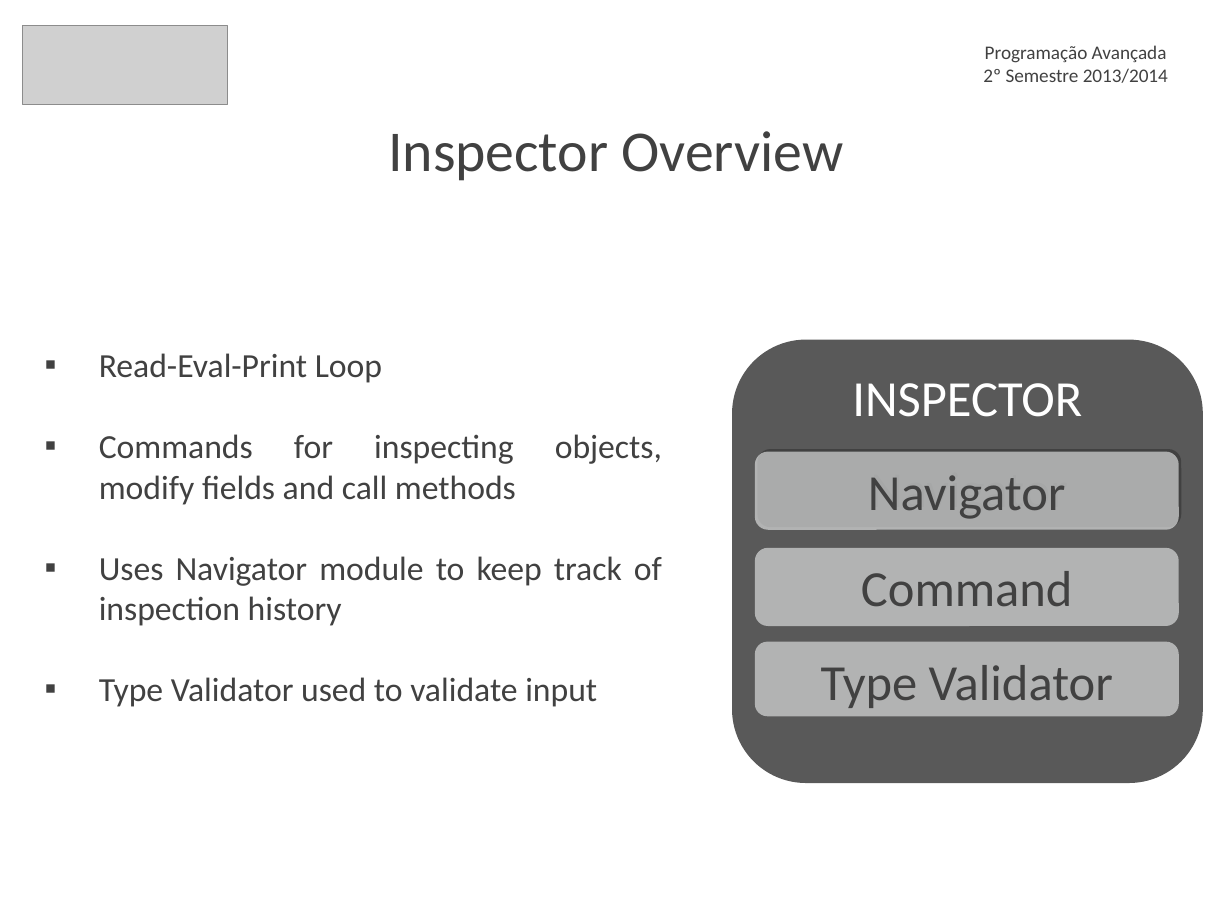
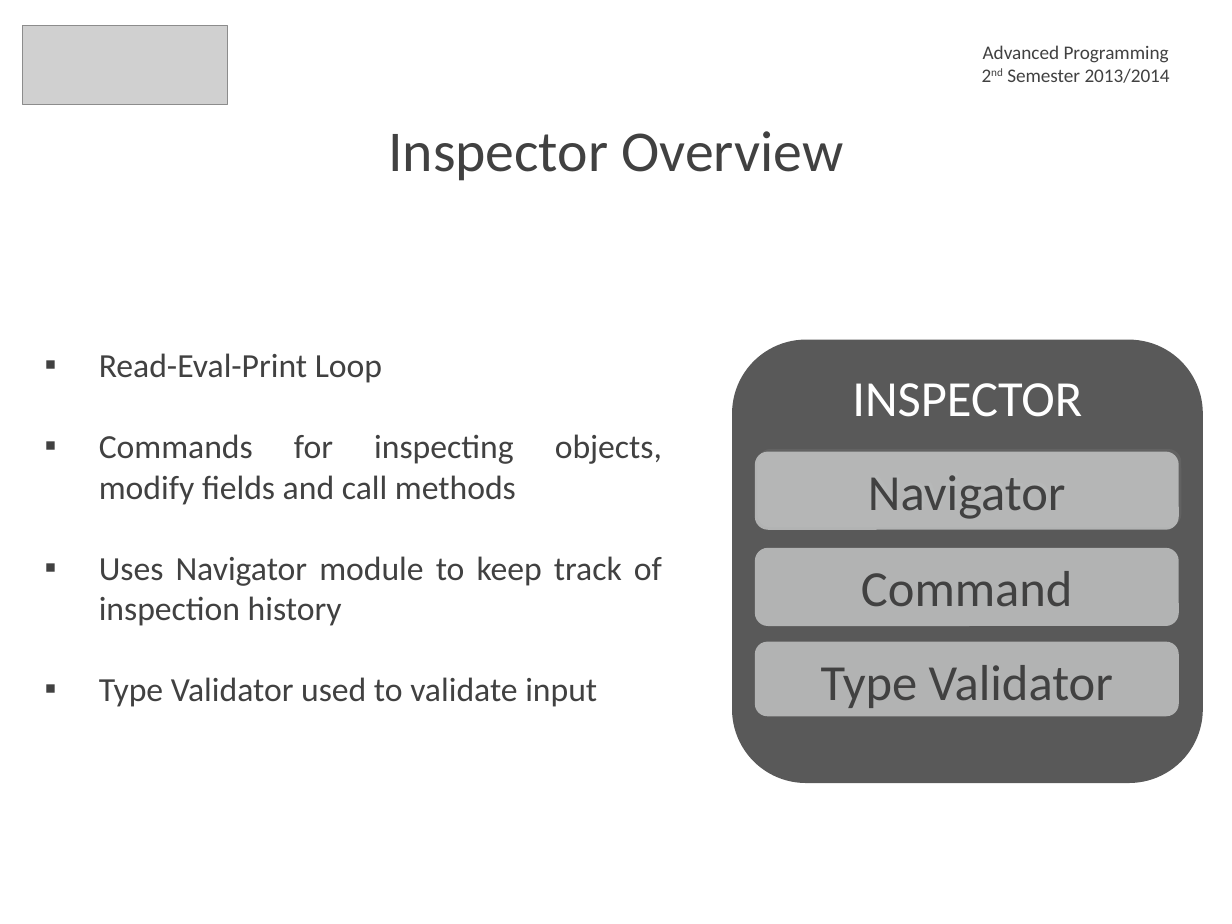
Before and after one commit to andrebispo5/Java-Inspector, a slide deck: slide 2 of PA presentation.ppt. Drawn at 1232x924 pixels with LibreOffice and Linux fonts; fonts in the diff are those of the drawing; grey boxes stand for pictures; background and template pictures are left out. Boxes give left, top, right and bottom in pixels: in the first picture for what was removed or moved away, otherwise in the second. Text is boxed around its words. In the diff, an @@ line names an element or a change of style, - is before the commit and + after.

```diff
--- a/PA presentation.ppt
+++ b/PA presentation.ppt
@@ text at bbox=[983, 45, 1170, 83]: text changed @@
-Programação Avançada
-2º Semestre 2013/2014
+Advanced Programming
+2nd Semester 2013/2014
@@ rounded rectangle "Navigator" at bbox=[755, 451, 1178, 529]: shadow changed @@
```
Also in this commit, not shown: 10 other slides changed, 2 other files.
